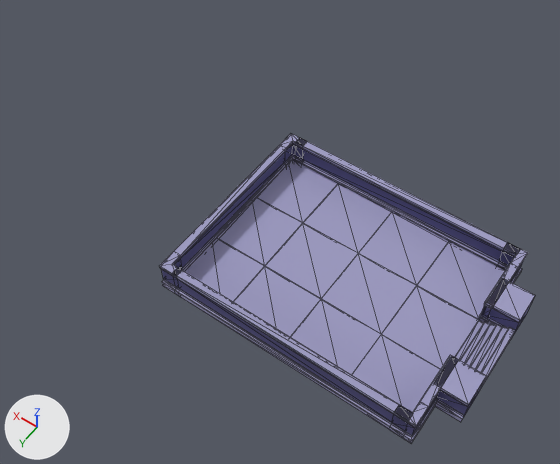
The glTF model assets/level1.glb: old version first, new version second.
Before and after are seen from a camera (50 mm lens) standing at (-4.65, 11.12, 18.83) and looking at (4.43, -1.58, -1.14). The axes (+X, +Y, +Z) are drawn at lower left. The lights are the same throughout. Mesh edges are drawn as thin lines. Vertices at the same position are counted once.

Names of what the first picture shows: 'mergedBlocks(Clone)'.
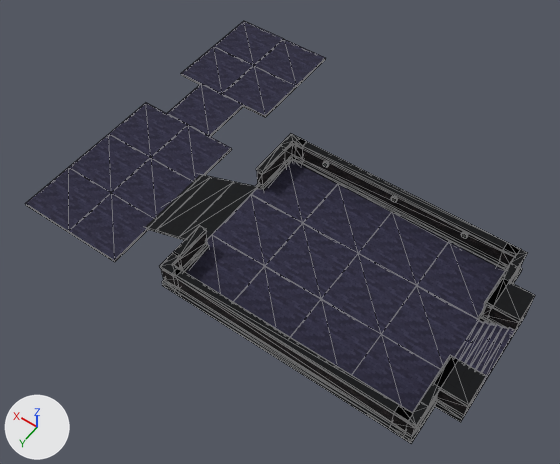
Diff of the bpy script that builds the scene:
```diff
--- a/assets/level1.glb.py
+++ b/assets/level1.glb.py
@@ img_stone_tiles @@
+img_stone_tiles = load_image('Stone_tiles', '_unpacked/Stone_tiles', 512, 512, 'sRGB')
@@ img_image_1 @@
+img_image_1 = load_image('Image_1', '_unpacked/Image_1', 512, 512, 'sRGB')
@@ img_image_0 @@
+img_image_0 = load_image('Image_0', '_unpacked/Image_0', 512, 512, 'sRGB')
@@ mat_stonelight_clone @@
 mat_stonelight_clone = bpy.data.materials.new('stoneLight(Clone)')
-# nodes: BsdfPrincipled, OutputMaterial
-# colours: blue #b5b3d6
+# nodes: BsdfPrincipled, Mapping, Mix, OutputMaterial, TexImage, UVMap
+# colours: blue #8986b2
+# uses the picture img_image_0
@@ mat_stonedark_clone @@
 mat_stonedark_clone = bpy.data.materials.new('stoneDark(Clone)')
-# nodes: BsdfPrincipled, OutputMaterial
-# colours: blue #676398
+# nodes: BsdfPrincipled, Mapping, Mix, OutputMaterial, TexImage, UVMap
+# colours: brown #806d67
+# uses the picture img_image_1
@@ mat_dark_clone @@
+mat_dark_clone = principled_material('dark(Clone)')
+mat_dark_clone.base_color = (0.031, 0.031, 0.031)  # black #313131
+mat_dark_clone.metallic = 0.35
+mat_dark_clone.roughness = 1.0
@@ mat_steel_clone @@
+mat_steel_clone = principled_material('steel(Clone)')
+mat_steel_clone.base_color = (0.0101, 0.00743, 0.133)  # dark blue #1a1566
+mat_steel_clone.metallic = 0.35
+mat_steel_clone.roughness = 0.75
@@ mat_defaultmat_clone @@
+mat_defaultmat_clone = principled_material('_defaultMat(Clone)')
+mat_defaultmat_clone.base_color = (1.0, 1.0, 1.0)  # white #ffffff
+mat_defaultmat_clone.metallic = 0.35
+mat_defaultmat_clone.roughness = 0.75
@@ mat_bricks_clone @@
+mat_bricks_clone = principled_material('bricks(Clone)')
+mat_bricks_clone.base_color = (0.378, 0.0254, 0.011)  # red #a52c1b
+mat_bricks_clone.metallic = 0.35
+mat_bricks_clone.roughness = 1.0
@@ mat_foliage_clone @@
+mat_foliage_clone = bpy.data.materials.new('foliage(Clone)')
+# colours: black #2a2a2a
+# uses the picture img_stone_tiles
@@ me_mesh_0 @@
 # used by ob_mergedblocks_clone; location = (0.0, 0.0, 0.0)
-me_mesh_0.from_pydata(...)  # 432 vertices, 1001 faces; spans x -3.5..5.55, y -3.75..2.75, z 0.0..1.0
+me_mesh_0.from_pydata(...)  # 712 vertices, 1586 faces; spans x -3.5..11.9, y -9.5..2.75, z -1.2..1.0
+# me_mesh_0 part 1: 5 vertices removed from x 5.25..5.5, y 2.1, z 0.0..0.83; 189 vertices added at x 3.9..11.9, y -9.5..2.5, z -1.2..1.0
+# me_mesh_0 part 2: 96 vertices added at x -1.0..1.6, y -3.55..-3.45, z 0.6..0.8
+# me_mesh_0 part 3: 30 kept faces spanning x -2.5..5.55, y -3.75..2.75, z 0.0..0.9 get new texture (UV) coordinates
+# me_mesh_0 part 4: 445 faces spanning x -3.5..5.55, y -3.75..2.75, z 0.0..1.0 switch from mat_stonelight_clone (blue #b5b3d6) to mat_foliage_clone
 me_mesh_0.materials.append(mat_stonedark_clone)
+me_mesh_0.materials.append(mat_bricks_clone)  # red #a52c1b
+me_mesh_0.materials.append(mat_steel_clone)  # dark blue #1a1566
+me_mesh_0.materials.append(mat_defaultmat_clone)  # white #ffffff
+me_mesh_0.materials.append(mat_dark_clone)  # black #313131
```

Where the change shows, as pixel boxes (x1, y1, x2, y2) in the pictures (560 x 464 px):
'mergedBlocks(Clone)', surface changed, reshaped (36% wider, 36% taller): before (160, 134, 535, 443); after (25, 21, 535, 443)
part 1 of me_mesh_0, built on (blue): after (25, 21, 329, 272)
part 2 of me_mesh_0, added: after (391, 196, 468, 238)
part 3 of me_mesh_0, surface changed: (175, 160, 507, 423) in both
part 4 of me_mesh_0, recoloured (blue to grey): (160, 134, 535, 443) in both
